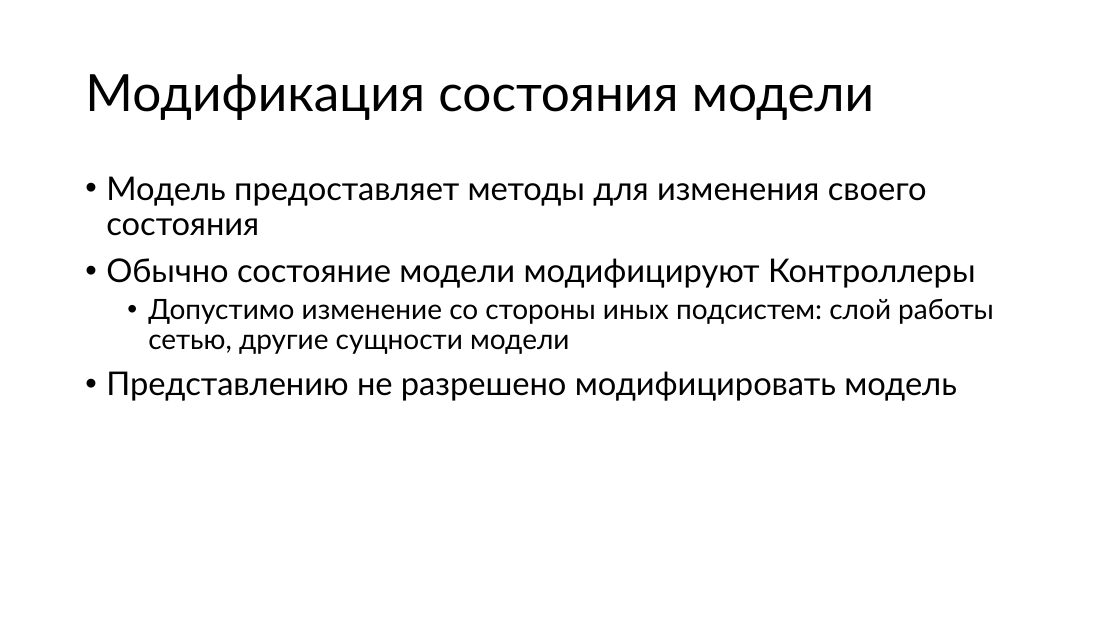
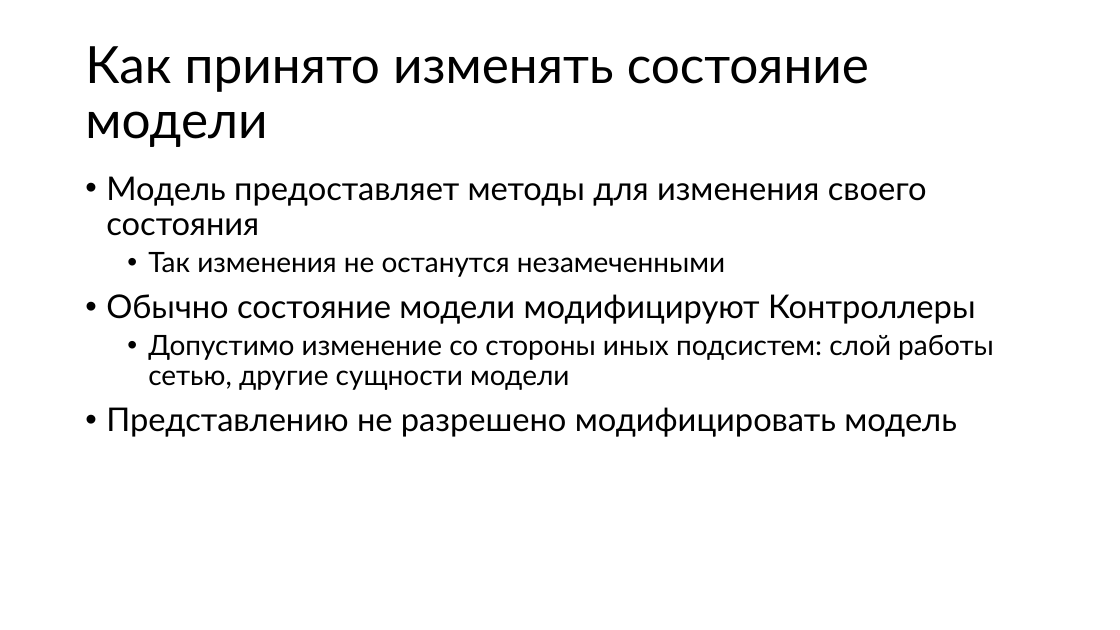
Before and after one commit to alexey-malov/ood, a slide deck: slide 31 of lectures/16.mvxx/mvxx.pptx (slide 39 before the commit). Drawn at 1120x630 pixels with LibreOffice and Linux fonts; fonts in the diff are those of the drawing. Boxes give left, top, right and bottom in pixels: in the first picture for what was removed or moved away, otherwise in the second. Text is boxed around its words. In the diff, an @@ line names an element or a change of style, - is before the commit and + after.

```diff
--- a/lectures/16.mvxx/mvxx.pptx
+++ b/lectures/16.mvxx/mvxx.pptx
@@ title at (x1=85, y1=46, x2=869, y2=147): text changed @@
-Модификация состояния модели
+Как принято изменять состояние модели
@@ text at (x1=148, y1=252, x2=725, y2=277): paragraph added @@
+  • Так изменения не останутся незамеченными
```
Also in this commit, not shown: 19 other slides changed, 9 slides added, 12 slides removed, 2 other files.
